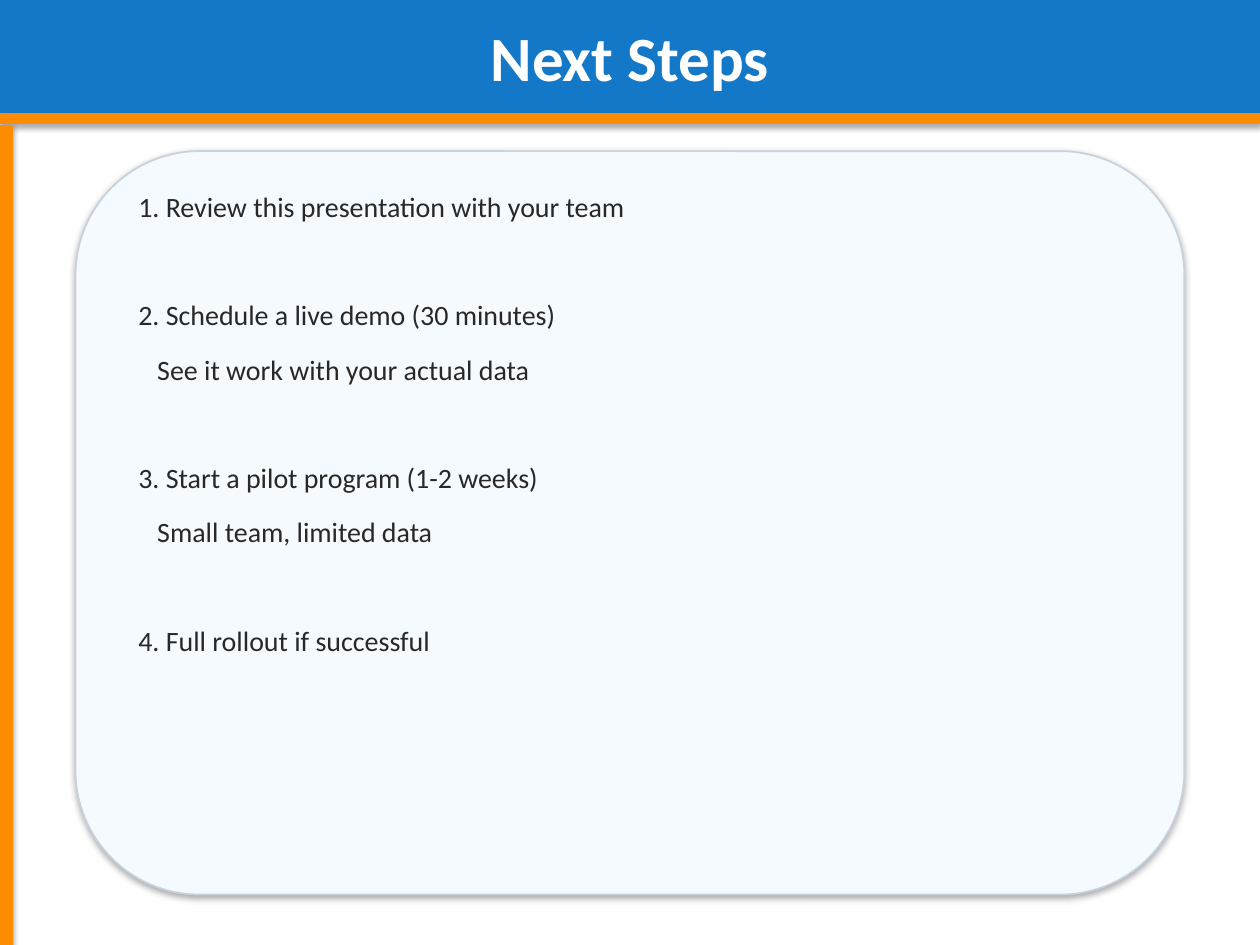
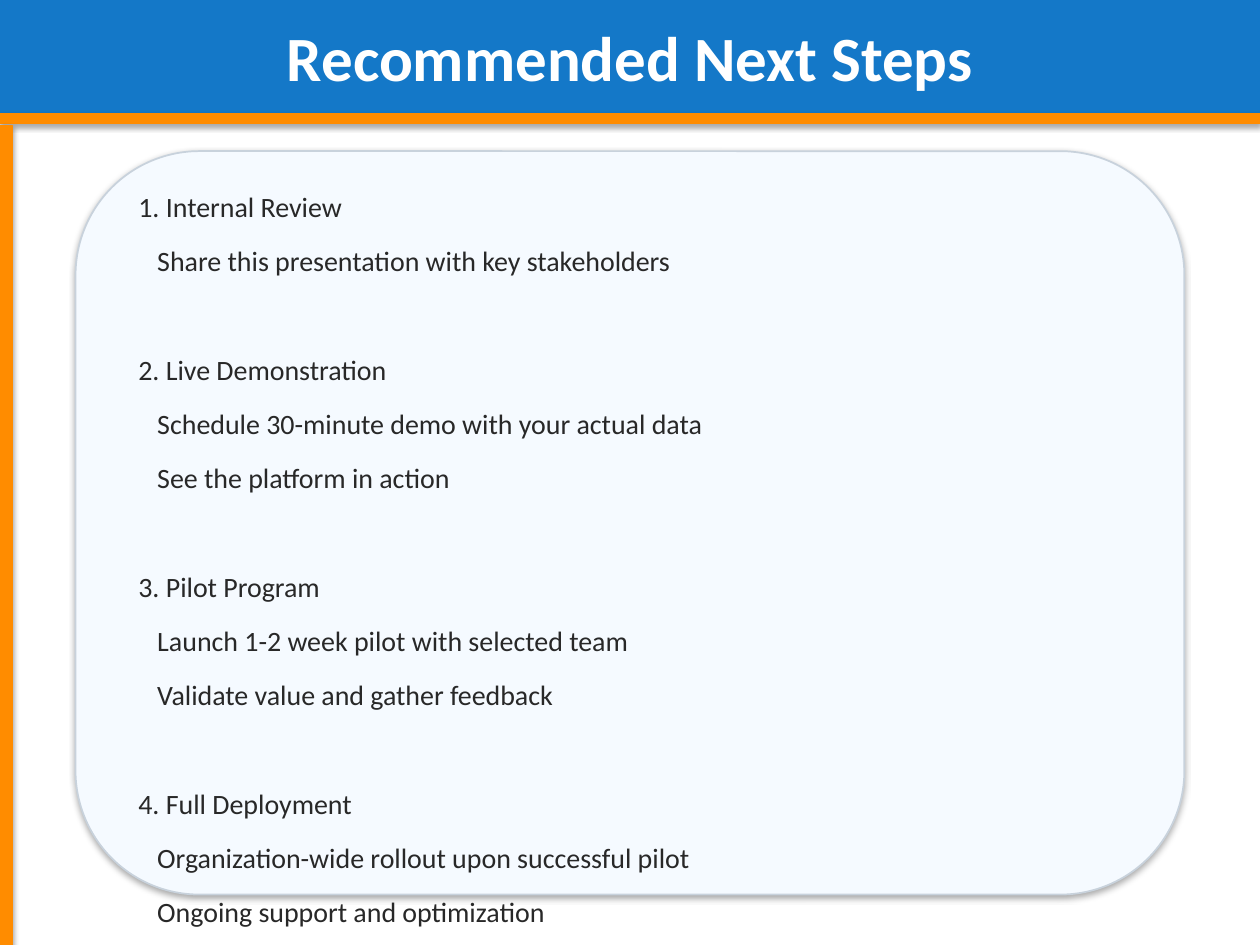
Before and after one commit to adityasinghz/smart-cpg-decision-agent, a slide deck: slide 26 of Smart_CPG_Decision_Agent_Presentation.pptx. Drawn at 1260x945 pixels with LibreOffice and Linux fonts; fonts in the diff are those of the drawing. Boxes give left, top, right and bottom in pixels: in the first picture for what was removed or moved away, otherwise in the second. Text is boxed around its words. In the diff, an @@ line names an element or a change of style, - is before the commit and + after.

```diff
--- a/Smart_CPG_Decision_Agent_Presentation.pptx
+++ b/Smart_CPG_Decision_Agent_Presentation.pptx
@@ text in rectangle at bbox=[287, 36, 972, 91]: text changed @@
-Next Steps
+Recommended Next Steps
@@ text at bbox=[138, 197, 702, 873]: text changed @@
-1. Review this presentation with your team
-2. Schedule a live demo (30 minutes)
-See it work with your actual data
-3. Start a pilot program (1-2 weeks)
-Small team, limited data
-4. Full rollout if successful
+1. Internal Review
+Share this presentation with key stakeholders
+2. Live Demonstration
+Schedule 30-minute demo with your actual data
+See the platform in action
+3. Pilot Program
+Launch 1-2 week pilot with selected team
+Validate value and gather feedback
+4. Full Deployment
+Organization-wide rollout upon successful pilot
+Ongoing support and optimization
```
Also in this commit, not shown: 19 other slides changed, 3 slides added, 3 slides removed, 2 other files.
